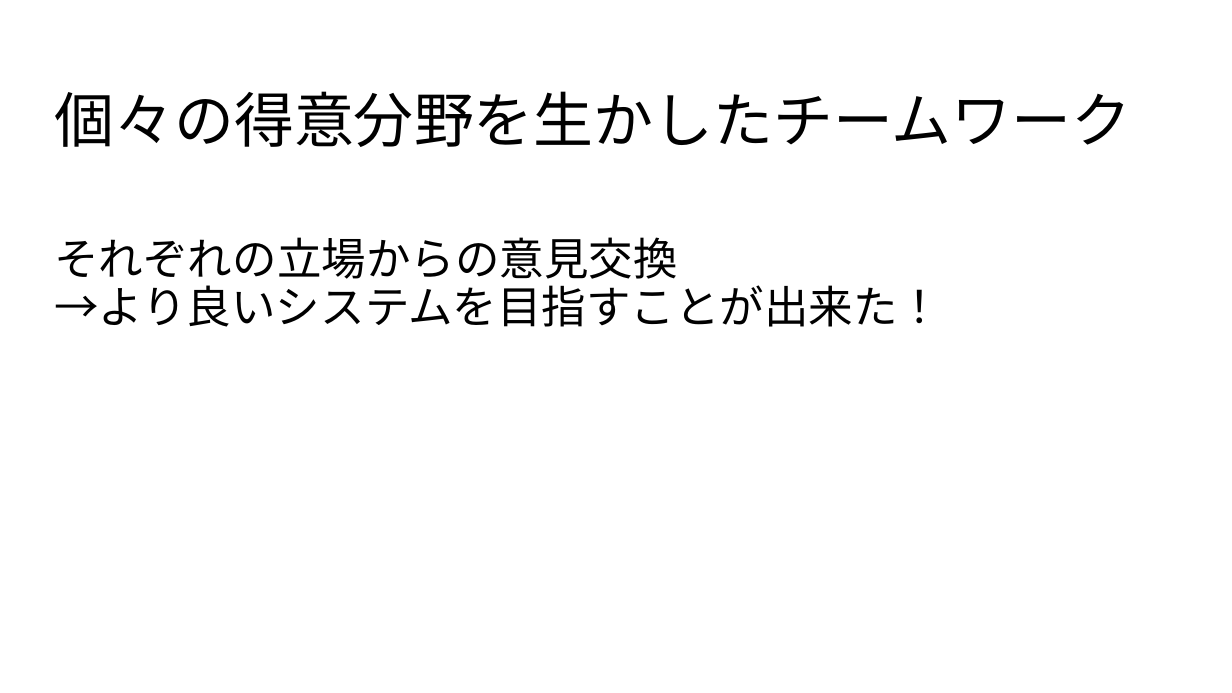
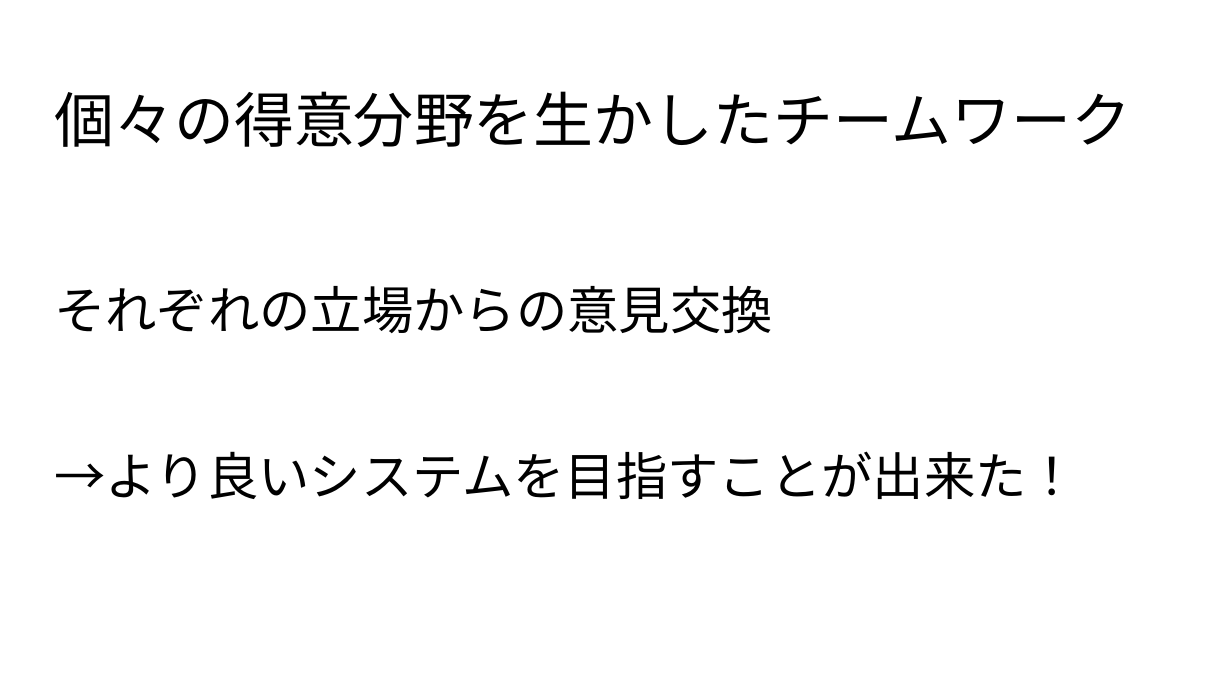
Before and after one commit to dojo2022/C-4, a slide deck: slide 26 of C-4_配布資料/C４_発表スライド.pptx. Drawn at 1232x693 pixels with LibreOffice and Linux fonts; fonts in the diff are those of the drawing. Boxes give left, top, right and bottom in pixels: in the first picture for what was removed or moved away, otherwise in the second. Text is boxed around its words. In the diff, an @@ line names an element or a change of style, - is before the commit and + after.

```diff
--- a/C-4_配布資料/C４_発表スライド.pptx
+++ b/C-4_配布資料/C４_発表スライド.pptx
@@ text "それぞれの立場からの意見交換" at <box>54,286,1078,499</box>: size 26 to 30 pt @@
```
Also in this commit, not shown: 18 other slides changed.
